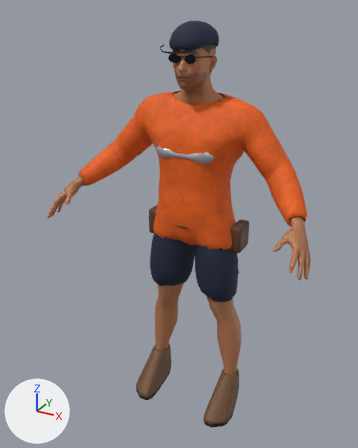
What one commit did to the Blender file characters/base_models/tradie_dazza.blend.
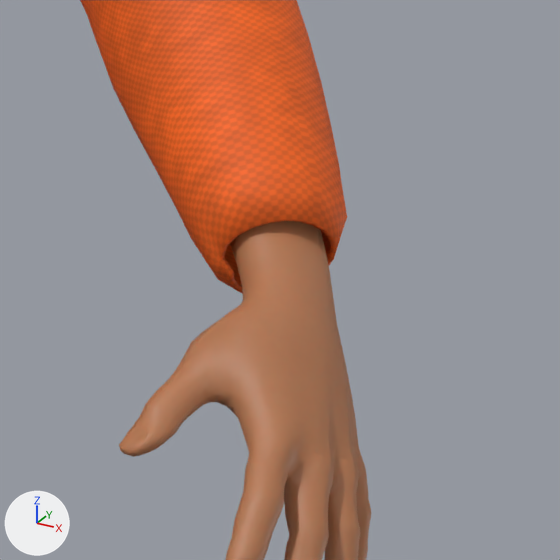
The first picture shows the older version from a 50 mm lens placed at (0.921, -1.855, 1.839), pointed at (-0.035, -0.117, 0.97). The close-ups show the older and then the newer version on the part from 71% to 95% of the width and 41% to 60% of the height of that picture. Only the edits that show in the close-ups are written down. Every picture has the same lights, and +X, +Y and +Z are marked at lower left.

Objects in the first close-up: 'hivis', 'tradie_dazza_body'.
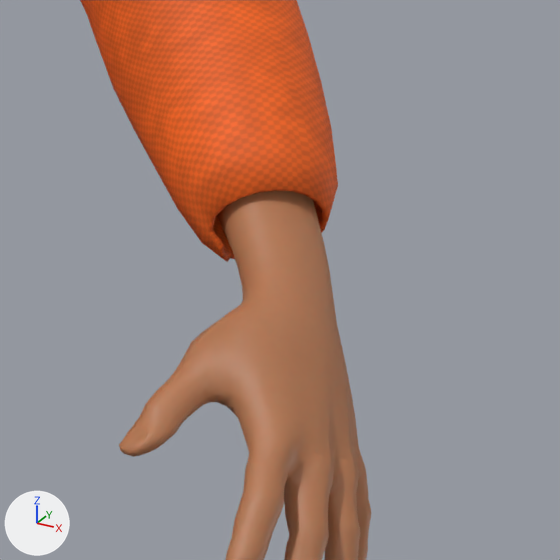
The change, as a diff of the scene's bpy script:
```diff
--- a/characters/base_models/tradie_dazza.blend.py
+++ b/characters/base_models/tradie_dazza.blend.py
@@ me_tradie_dazza_body_004 @@
 # used by ob_hivis; location = (0.0, 0.0, 0.022)
-me_tradie_dazza_body_004.from_pydata(...)  # 5252 vertices, 5254 faces, 4 loose edges; spans x -0.522..0.522, y -0.21..0.111, z 0.833..1.501
+me_tradie_dazza_body_004.from_pydata(...)  # 5164 vertices, 5166 faces, 4 loose edges; spans x -0.512..0.512, y -0.195..0.111, z 0.833..1.501
+# me_tradie_dazza_body_004 part 1
+# 61 vertices are removed from x 0.446..0.522, y -0.21..-0.144, z 1.069..1.141
+# 94 faces are deleted
+# 5 vertices in x 0.489..0.504, y -0.164..-0.147, z 1.144..1.157 move by (0.0, -0.002, -0.003)
+# 3 vertices in x 0.448..0.461, y -0.136..-0.129, z 1.08..1.083 move by (0.002, -0.003, 0.001)
+# 61 vertices move from x 0.427..0.521, y -0.201..-0.12, z 1.074..1.159 to x 0.429..0.512, y -0.194..-0.124, z 1.081..1.156
+# 17 vertices are added at x 0.455..0.512, y -0.195..-0.15, z 1.079..1.135
+# 50 new faces join them
+# other edits to the shape of me_tradie_dazza_body_004 do not show in these pictures
 me_tradie_dazza_body_004.materials.append(mat_cloth_hivis_ff6a13)
```

Where the change shows, as pixel boxes (x1, y1, x2, y2) in the close-ups (560 x 560 px):
'hivis', reshaped
    before: (80, 0, 347, 294)
    after: (80, 0, 338, 262)
part 1 of me_tradie_dazza_body_004, cut back
    before: (153, 91, 347, 294)
    after: (153, 92, 338, 262)
